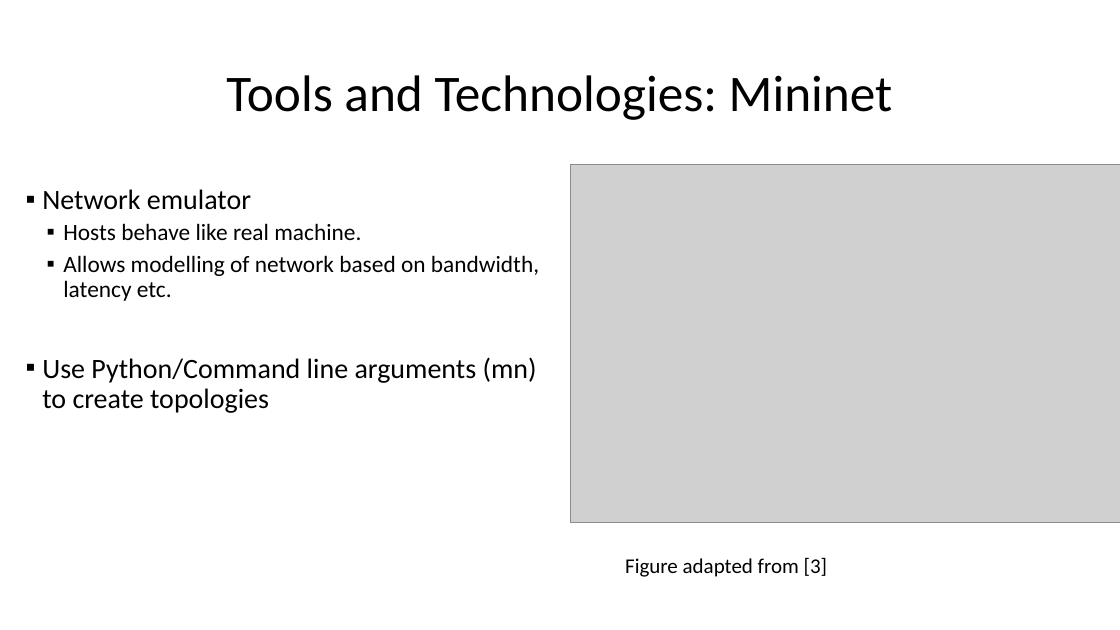
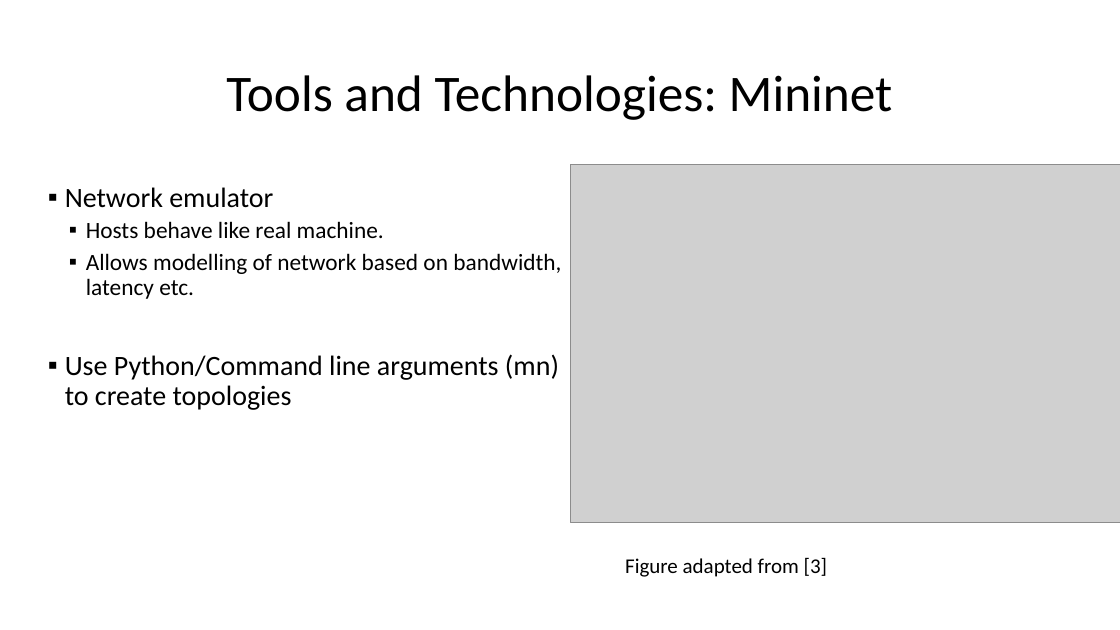
Before and after one commit to BU-NU-CLOUD-SP16/Network-Programmability-as-a-Service, a slide deck: slide 7 of Sprint-1.pptx. Drawn at 1120x630 pixels with LibreOffice and Linux fonts; fonts in the diff are those of the drawing; grey boxes stand for pictures. Boxes give left, top, right and bottom in pixels: in the first picture for what was removed or moved away, otherwise in the second. Text is boxed around its words. In the diff, an @@ line names an element or a change of style, - is before the commit and + after.

```diff
--- a/Sprint-1.pptx
+++ b/Sprint-1.pptx
@@ text "Network emulator": place and size @@
-text "Network emulator" at [42,189,539,413]
+text "Network emulator" at [65,187,561,410]
```
Also in this commit, not shown: 1 other slide changed.
